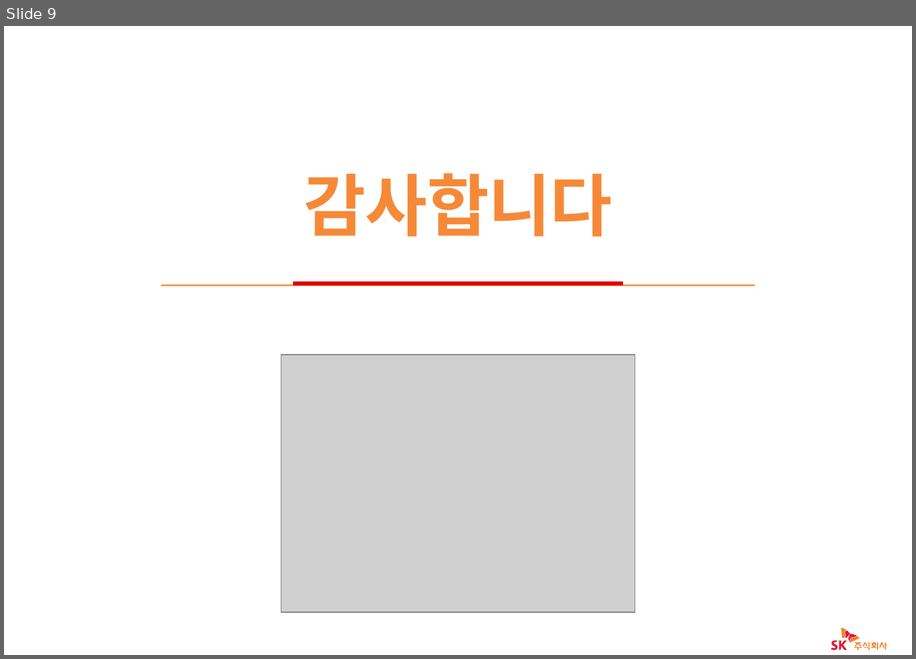
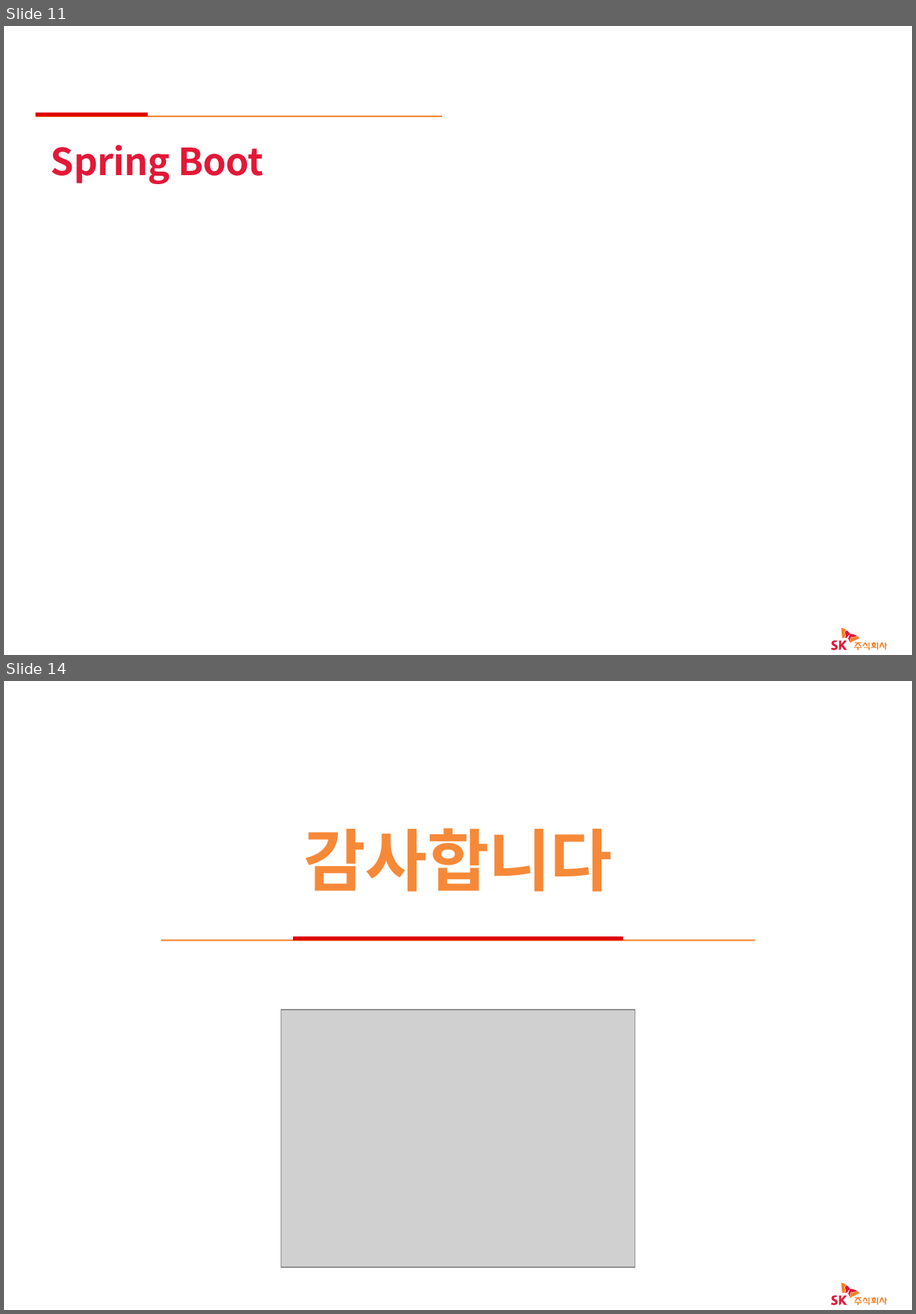
Before and after one commit to okayhan89/tetstet, a slide deck: G2에서.pptx. Shown one above the other, each under a label of ours: slide 9 before the commit, slides 11 and 14 after it; the slides between them are not shown. The pictures are 916x659 and 916x1314 pixels, drawn with LibreOffice and Linux fonts; fonts in the diff are those of the drawing; grey boxes stand for pictures; background and template pictures are left out. Boxes give left, top, right and bottom in pixels: in the first picture for what was removed or moved away, otherwise in the second. Text is boxed around its words. In the diff, an @@ line names an element or a change of style, - is before the commit and + after.

```diff
--- a/G2에서.pptx
+++ b/G2에서.pptx
@@ slide 11 added at (x1=4, y1=26, x2=912, y2=655), background #FFFFFF; not listed: 15 template elements that a slide beside it also shows @@
@@ rectangle added at (x1=36, y1=116, x2=443, y2=117), fill #F68938 @@
@@ rectangle added at (x1=36, y1=112, x2=148, y2=116), fill #DE0000 @@
@@ text added at (x1=51, y1=145, x2=263, y2=184), 32 pt, text #E31837, bold @@
+Spring Boot
@@ what was slide 9 is now slide 14 @@
```
Also in this commit, not shown: 2 slides changed, 6 other slides added, 2 slides removed.
